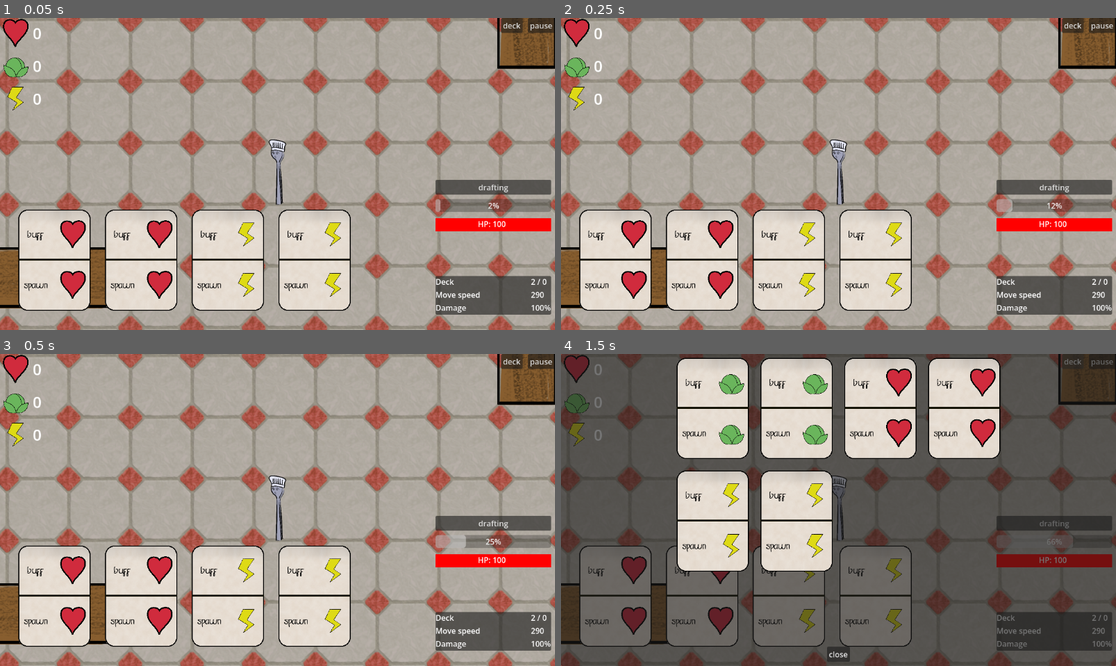
Above: before the commit, frames 1-4 (two rows, left to right).
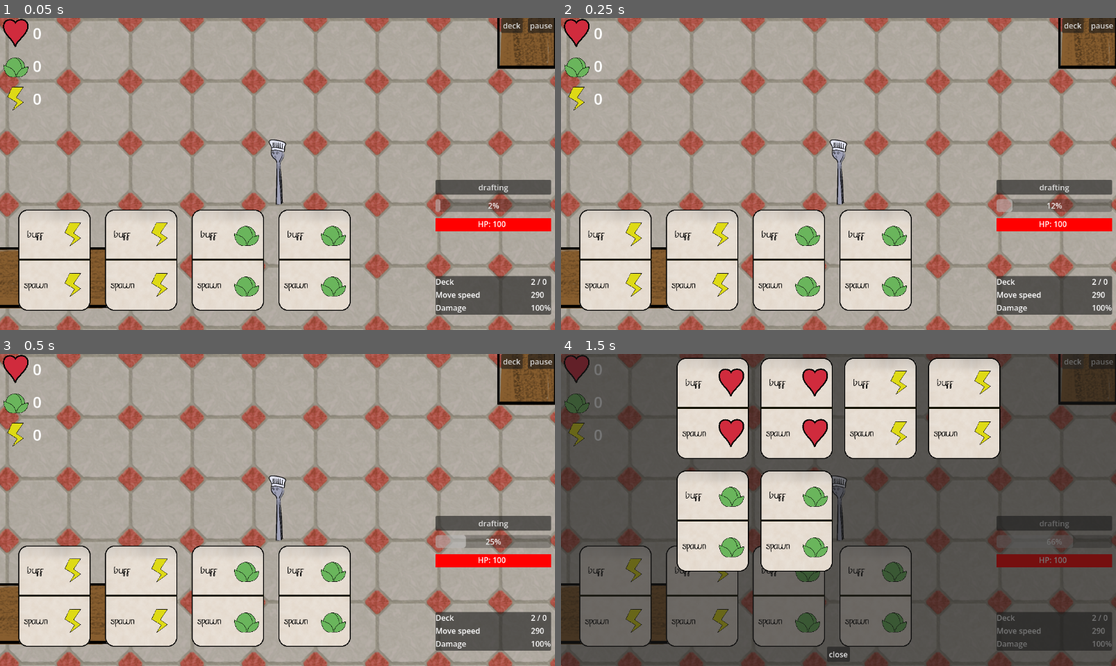
Above: after the commit, the same moments.

Repository: Lobbsterwaffles/Brocci
Game: Godot game, scene res://rootly.tscn
The game is run twice, just before and just after one commit, with the same random seed, the same clock (stepped at 60 frames per second) and the same inputs.
Inputs (mouse positions are in pixels of both pictures, inside the frame that each line leads up to):
- Up to frame 1 (0.05 s): no input
- Up to frame 2 (0.25 s): no input
- Up to frame 3 (0.5 s): no input
- Up to frame 4 (1.5 s): click (616, 597) at 0.52 s; click "deck" at 1.25 s

The runs differ from the first frame. In frame 1, 2.1% of the frame differs, in the area x 10-63%, y 64-90%; in frame 2, 2.1%; in frame 3, 2.1%; in frame 4, 5.2%, in the area x 10-79%, y 4-90%.

Commit message:
checkcost1

Diff:
--- a/drafting.gd
+++ b/drafting.gd
@@ -1,11 +1,12 @@
 extends Control
 
+signal card_chosen(card)
 
 var cards = []
 var card_nodes = []
 var selected_card_index = null
 
-signal card_chosen(card)
+@onready var ref_player = get_node("/root/Rootly/Player")
 
 func incc(e):
 	var cc = CenterContainer.new()
@@ -75,13 +76,41 @@
 	return func(t):
 		n.global_position = start.cubic_interpolate(end, pre, post, t)
 
+func check_resource(amt, needed, img):
+	if amt >= needed:
+		return true
+
+	if not %resource_warning_timer.is_stopped():
+		%resource_warning_timer.stop()
+
+	%warning_icon.texture = img
+	var f = func():
+		print("Timer end")
+		%resource_warning.hide()
+	$resource_warning_timer.timeout.connect(f, CONNECT_ONE_SHOT)
+	$resource_warning_timer.start(1)
+	var tw = create_tween()
+	%resource_warning.show()
+
+	return false
+
 func do_vswap_cat(i):
+	var cost = 1
+	if not check_resource(ref_player.hearts, cost, preload("res://Sprites/heart.png")):
+		return
+	ref_player.gain_hearts(-cost)
+
 	var temp = cards[i].top_cat
 	cards[i].top_cat = cards[i].bot_cat
 	cards[i].bot_cat = temp
 	do_vswap_anim(card_nodes[i], "%topleft", "%botleft", "%topright", "%botright")
 
 func do_vswap_color(i):
+	var cost = 1
+	if not check_resource(ref_player.lightning, cost, preload("res://Sprites/lihgtning.png")):
+		return
+	ref_player.gain_lightning(-cost)
+
 	var temp = cards[i].top_color
 	cards[i].top_color = cards[i].bot_color
 	cards[i].bot_color = temp
@@ -125,6 +154,11 @@
 func do_shift():
 	if not $shift_timer.is_stopped():
 		return
+
+	var cost = 1
+	if not check_resource(ref_player.lightning, cost, preload("res://Sprites/cabbage.png")):
+		return
+	ref_player.gain_cabbage(-cost)
 
 	var cid = [0, 1, 2]
 	var sq = ["%topleft", "%topright"]
--- a/drafting.tscn
+++ b/drafting.tscn
@@ -26,9 +26,10 @@
 anchors_preset = 5
 anchor_left = 0.5
 anchor_right = 0.5
-offset_left = -31.0
-offset_right = 31.0
-offset_bottom = 23.0
+offset_left = -25.065674
+offset_top = 64.0
+offset_right = 36.934326
+offset_bottom = 87.0
 grow_horizontal = 2
 text = "drafting"
 
@@ -51,10 +52,10 @@
 [node name="shift_btn" type="Button" parent="." unique_id=1002176460]
 layout_mode = 1
 anchors_preset = -1
-anchor_left = 0.4861111
-anchor_top = 0.2345679
-anchor_right = 0.5572917
-anchor_bottom = 0.31790122
+anchor_left = 0.48517263
+anchor_top = 0.25925925
+anchor_right = 0.5563532
+anchor_bottom = 0.3425926
 offset_right = -37.0
 offset_bottom = -23.0
 text = ">>>>"
@@ -74,3 +75,30 @@
 offset_bottom = -23.0
 text = "confirm"
 metadata/_edit_use_anchors_ = true
+
+[node name="resource_warning" type="HBoxContainer" parent="." unique_id=22268858]
+unique_name_in_owner = true
+visible = false
+layout_mode = 0
+offset_left = 503.02698
+offset_top = 456.0
+offset_right = 654.7336
+offset_bottom = 496.0
+
+[node name="Label2" type="Label" parent="resource_warning" unique_id=1426268966]
+layout_mode = 2
+text = "not enough"
+metadata/_edit_use_anchors_ = true
+
+[node name="warning_icon" type="TextureRect" parent="resource_warning" unique_id=94794509]
+unique_name_in_owner = true
+layout_mode = 2
+
+[node name="Label3" type="Label" parent="resource_warning" unique_id=1660388098]
+layout_mode = 2
+text = "!"
+metadata/_edit_use_anchors_ = true
+
+[node name="resource_warning_timer" type="Timer" parent="." unique_id=843254006]
+unique_name_in_owner = true
+one_shot = true
--- a/lemon_enemy.gd
+++ b/lemon_enemy.gd
@@ -1 +1,9 @@
 extends Enemy
+
+@export var extrapolate = 1
+
+func _physics_process(delta):
+	var pt = ref_player.position + extrapolate * ref_player.velocity
+	%marker.global_position = pt
+	velocity = speed * position.direction_to(pt)
+	move_and_slide()
--- a/lemon_enemy.tscn
+++ b/lemon_enemy.tscn
@@ -16,7 +16,7 @@
 [node name="LemonEnemy" type="CharacterBody2D" unique_id=1938725651]
 script = ExtResource("1_wr3ld")
 health_max = 200
-speed = 120
+speed = 200
 player_dmg = 50
 
 [node name="CollisionShape2D2" type="CollisionShape2D" parent="." unique_id=1409978779]
@@ -72,3 +72,11 @@
 
 [node name="player_hit_timer" type="Timer" parent="." unique_id=566893843]
 wait_time = 0.35
+
+[node name="marker" type="Line2D" parent="." unique_id=1302225764]
+unique_name_in_owner = true
+visible = false
+position = Vector2(-176, -136)
+points = PackedVector2Array(5, -8, 21, -24, 37, -8, 21, 8, 5, -8)
+width = 2.0
+end_cap_mode = 1
--- a/library.gd
+++ b/library.gd
@@ -5,12 +5,21 @@
 
 enum CardCategory { GAIN, BUFF, SPAWN, LONG, SHORT }
 
+var color_image = [
+	preload("res://Sprites/heart.png"),
+	preload("res://Sprites/cabbage.png"),
+	preload("res://Sprites/lihgtning.png"),
+]
+
+
 class Card:
+	# hack idk how to share from outer scope
 	var color_image = [
-		load("res://Sprites/heart.png"),
-		load("res://Sprites/cabbage.png"),
-		load("res://Sprites/lihgtning.png"),
+		preload("res://Sprites/heart.png"),
+		preload("res://Sprites/cabbage.png"),
+		preload("res://Sprites/lihgtning.png"),
 	]
+
 	var category_label = ["gain","buff","spawn","long","short"]
 	var scn_qc = preload("res://quartercard.tscn")
 
@@ -67,14 +76,16 @@
 		other.top_color = color
 
 var STARTING_DECK = [
-	Card.new(CardCategory.BUFF, CardColor.RED, CardCategory.SPAWN, CardColor.RED),
-	Card.new(CardCategory.BUFF, CardColor.RED, CardCategory.SPAWN, CardColor.RED),
-
 	Card.new(CardCategory.BUFF, CardColor.YELLOW, CardCategory.SPAWN, CardColor.YELLOW),
 	Card.new(CardCategory.BUFF, CardColor.YELLOW, CardCategory.SPAWN, CardColor.YELLOW),
 
 	Card.new(CardCategory.BUFF, CardColor.GREEN, CardCategory.SPAWN, CardColor.GREEN),
-	Card.new(CardCategory.BUFF, CardColor.GREEN, CardCategory.SPAWN, CardColor.GREEN)
+	Card.new(CardCategory.BUFF, CardColor.GREEN, CardCategory.SPAWN, CardColor.GREEN),
+
+	Card.new(CardCategory.BUFF, CardColor.RED, CardCategory.SPAWN, CardColor.RED),
+	Card.new(CardCategory.BUFF, CardColor.RED, CardCategory.SPAWN, CardColor.RED),
+
+
 ]
 
 func random_card():
--- a/player.gd
+++ b/player.gd
@@ -27,8 +27,13 @@
 
 func get_input():
 	velocity = speed * Input.get_vector("a", "d", "w", "s")
-	if not velocity.is_zero_approx():
-		%flipper.scale.x = sign(velocity.x)
+	# if not velocity.is_zero_approx():
+	# 	%flipper.scale.x = sign(velocity.x)
+	if velocity.x < 0:
+		%flipper.scale.x = -1
+	elif velocity.x > 0:
+		%flipper.scale.x = 1
+
 	if Input.is_action_just_pressed("e"):
 		shoot.emit()
 
--- a/rootly.gd
+++ b/rootly.gd
@@ -24,15 +24,13 @@
 	xporb.pickup.connect(on_pickup)
 	call_deferred("add_child", xporb)
 
-func spawn_enemy_ring(n, scn):
+func spawn_enemy_ring(n, scn, xporb_effect):
 	for i in range(n):
 		var e = scn.instantiate()
 		var angle = 2 * PI * randf()
 		var radius = 200 + 20 * randf()
 		e.position = %Player.position + radius * Vector2(cos(angle), sin(angle))
-		var pf = func():
-			%Player.gain_hearts(1)
-		e.die.connect(func(pos): spawn_xporb(pos, scn, pf))
+		e.die.connect(func(pos): spawn_xporb(pos, scn, xporb_effect))
 		add_child(e)
 
 class PoisonTrail:
@@ -224,9 +222,9 @@
 		[Library.CardCategory.BUFF, Library.CardColor.GREEN]: buff_player_dmg(1.05, 5)
 		[Library.CardCategory.BUFF, Library.CardColor.YELLOW]: buff_player_ms(1.15, 5)
 
-		[Library.CardCategory.SPAWN, Library.CardColor.RED]: spawn_enemy_ring(2, scn_enemy)
-		[Library.CardCategory.SPAWN, Library.CardColor.GREEN]: spawn_enemy_ring(2, scn_other_enemy)
-		[Library.CardCategory.SPAWN, Library.CardColor.YELLOW]: spawn_enemy_ring(2, scn_lemon_enemy)
+		[Library.CardCategory.SPAWN, Library.CardColor.RED]: spawn_enemy_ring(2, scn_enemy, func(): %Player.gain_hearts(1))
+		[Library.CardCategory.SPAWN, Library.CardColor.GREEN]: spawn_enemy_ring(2, scn_other_enemy, func(): %Player.gain_cabbage(1))
+		[Library.CardCategory.SPAWN, Library.CardColor.YELLOW]: spawn_enemy_ring(2, scn_lemon_enemy, func(): %Player.gain_lightning(1))
 
 		_:
 			print("?? CARD")
